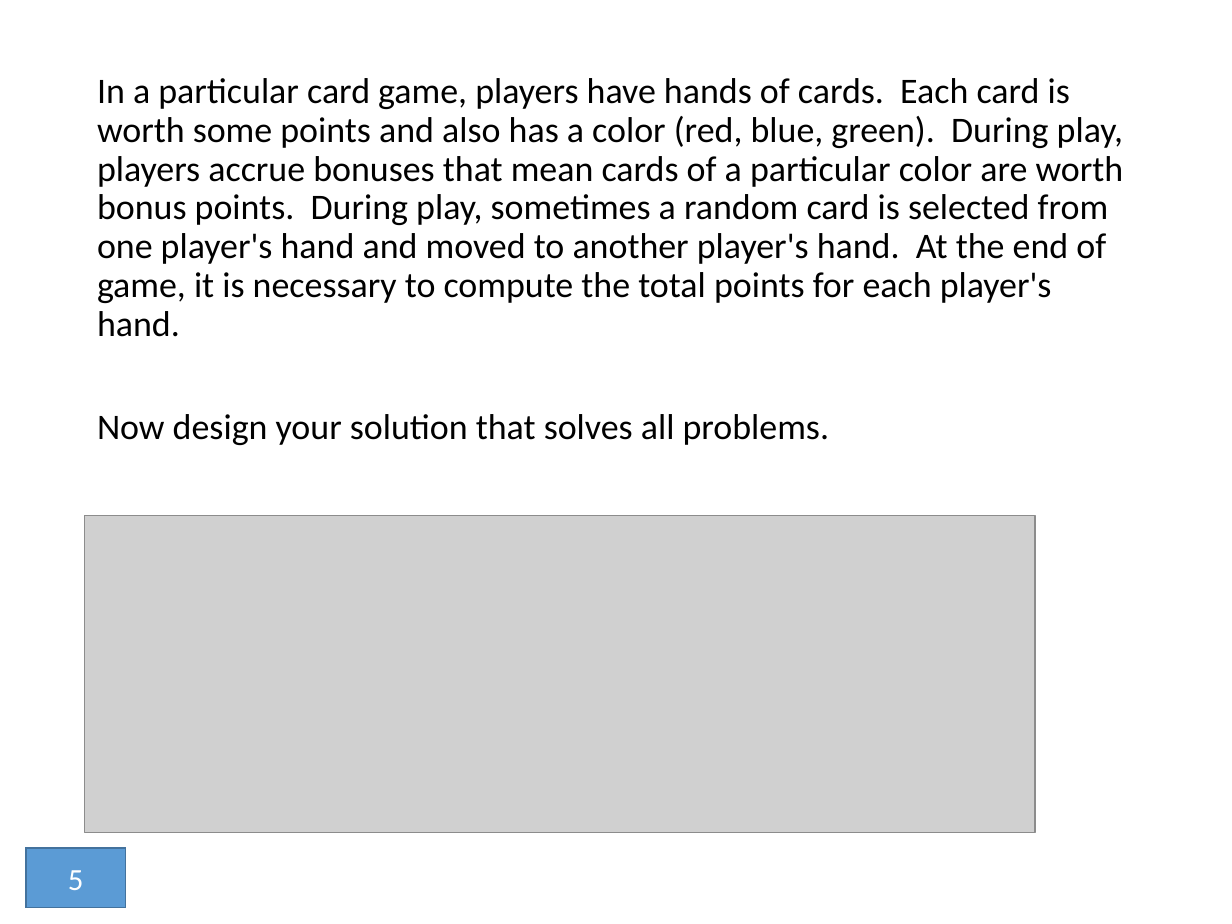
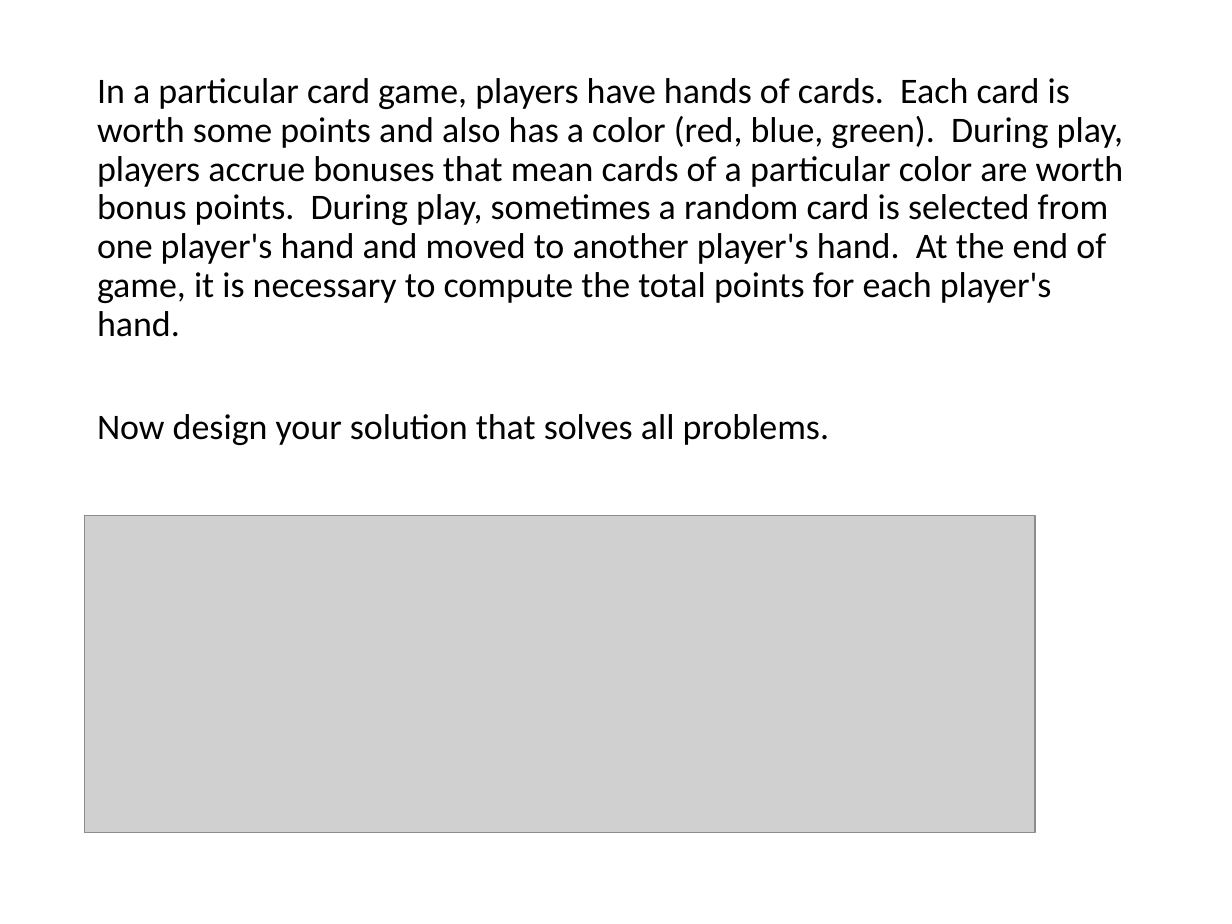
Before and after one commit to RHIT-CSSE/csse220, a slide deck: slide 30 of ClassMaterials/SETechniques/Slides/SoftwareEngineeringTechniques.pptx (slide 23 before the commit). Drawn at 1232x924 pixels with LibreOffice and Linux fonts; fonts in the diff are those of the drawing; grey boxes stand for pictures. Boxes give left, top, right and bottom in pixels: in the first picture for what was removed or moved away, otherwise in the second. Text is boxed around its words. In the diff, an @@ line names an element or a change of style, - is before the commit and + after.

```diff
--- a/ClassMaterials/SETechniques/Slides/SoftwareEngineeringTechniques.pptx
+++ b/ClassMaterials/SETechniques/Slides/SoftwareEngineeringTechniques.pptx
@@ rectangle removed at box(26, 848, 126, 907) @@
-5
```
Also in this commit, not shown: 7 other slides changed, 9 slides added, 6 slides removed.
